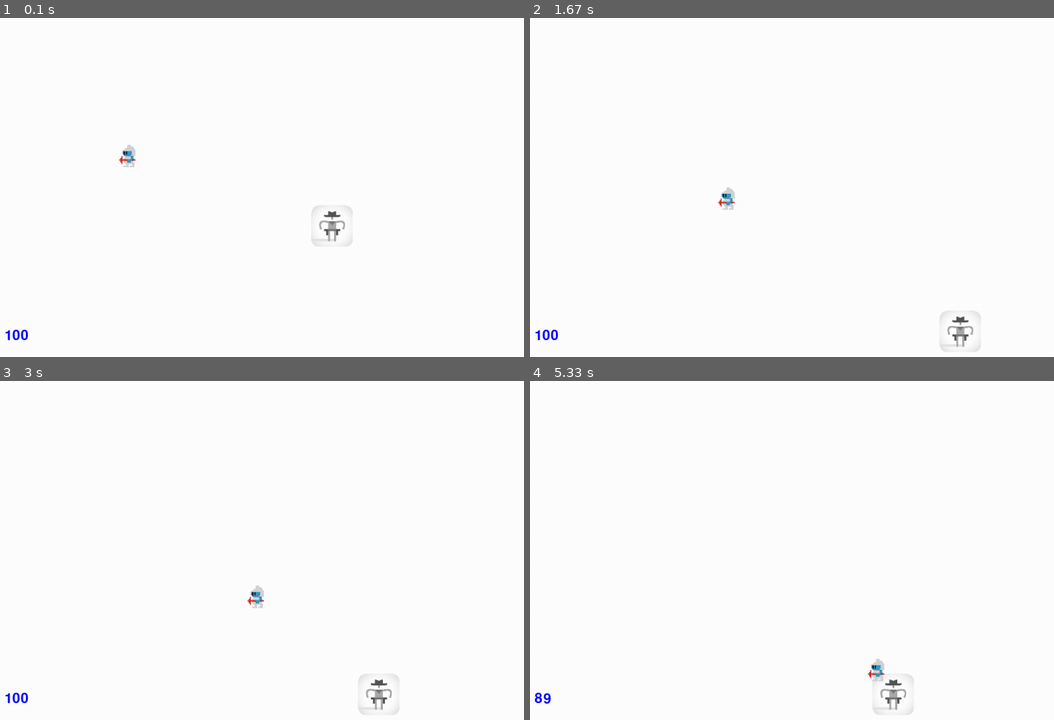
Above: before the commit, frames 1-4 (two rows, left to right).
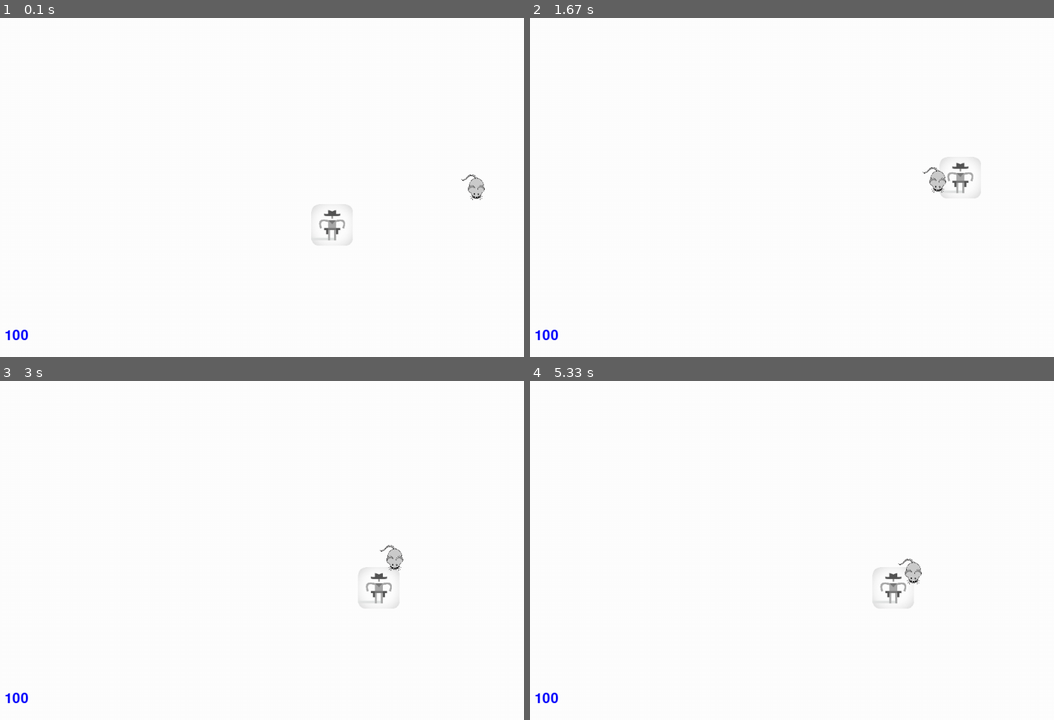
Above: after the commit, the same moments.

Repository: lambo-n/thecoderschool-pygames
Game: pygame game, started from blaster.py
Two runs of this game, one before a commit and one after it. Both use one fixed random seed, a clock stepped at 60 frames per second and the inputs below.
Inputs (mouse positions are in pixels of both pictures, inside the frame that each line leads up to):
- Up to frame 1 (0.1 s): no input
- Up to frame 2 (1.67 s): click (839, 204) at 0.38 s; hold D 0.67-1.13 s; move the mouse to (818, 221) at 0.7 s; hold W 1.17-1.47 s; hold D from 1.5 s (still down)
- Up to frame 3 (3 s): release D at 1.97 s; hold A 2-2.53 s; hold S 2.57-2.87 s; hold A from 2.9 s (still down)
- Up to frame 4 (5.33 s): release A at 3.3 s; hold W 3.33-3.7 s; hold D 3.73-4.37 s; hold S 4.4-4.77 s; hold A 4.8-5.27 s; hold D from 5.3 s (still down)

The runs differ from the first frame. In frame 1, 0.4% of the frame differs, in the area x 22-93%, y 37-68%; in frame 2, 0.7%; in frame 3, 0.7%; in frame 4, 0.8%, in the area x 0-75%, y 52-99%.

Commit message:
fix chase.py platform collision

Diff:
--- a/blaster.py
+++ b/blaster.py
@@ -1,8 +1,8 @@
 # Example file showing a circle moving on screen
 import pygame
 import random
-from bullet import *
-from enemy import *
+from blasterBullet import *
+from blasterEnemy import *
 
 # pygame setup
 pygame.init()
@@ -10,6 +10,15 @@
 clock = pygame.time.Clock()
 running = True
 dt = 0
+money = 0
+wave = 0
+# 1, 2, 4, 7, 11, 16
+waveAmount = 0
+enemiesLeft = waveAmount
+
+
+
+
 
 WIDTH = screen.get_width()
 HEIGHT = screen.get_height()
@@ -22,11 +31,9 @@
 bulletList = []
 enemyList = []
 
-newEnemy = Enemy(pygame.Vector2(random.randint(0, WIDTH), random.randint(0, HEIGHT)) , "normal")
-enemyList.append(newEnemy)
 
 health = 100
-gravity = 0
+
 canJump = False
 
 font = pygame.font.SysFont(None, 40)
@@ -44,14 +51,6 @@
     # fill the screen with a color to wipe away anything from last frame
     screen.fill("white")
 
-    player_pos.y += gravity * dt
-
-    if player_pos.y < HEIGHT - 160:
-        gravity += 1000 * dt
-        canJump = False
-    else:
-        gravity = 0
-        canJump = True
 
     textHealth = font.render(str(health), True, (0, 0, 255))
     screen.blit(textHealth, (50, 600))
@@ -65,8 +64,25 @@
         player_pos.x -= 300 * dt
     if keys[pygame.K_d]:
         player_pos.x += 300 * dt
+    if keys[pygame.K_s]:
+        player_pos.y += 300 * dt
+    if keys[pygame.K_w]:
+        player_pos.y -= 300 * dt
 
     screen.blit(playerImage, player_pos)
+
+
+    if enemiesLeft <= 0:
+        waveAmount += wave
+        wave += 1
+        enemiesLeft = waveAmount
+
+        for i in range(waveAmount):
+            enemyType = random.choice(["normal", "speed"])
+            newEnemy = Enemy(pygame.Vector2(random.randint(0, WIDTH), random.randint(0, HEIGHT)) , enemyType)
+            enemyList.append(newEnemy)
+
+
 
     for bullet in bulletList[:]:
         bullet.update(dt)
@@ -82,6 +98,10 @@
                 bulletList.remove(bullet)
 
             if enemy.health <= 0 and enemy:
+                money += enemy.value
+                enemiesLeft -= enemy.value
+                print(money)
+                print(enemiesLeft)
                 enemyList.remove(enemy)
 
 
--- a/enemy.py
+++ b/blasterEnemy.py
@@ -8,7 +8,14 @@
             self.health = 100
             self.speed = 100
             self.strength = 1
+            self.value = 2
             self.image = pygame.image.load("assets/digdug.png").convert_alpha()
+        if enemyType == "speed":
+            self.health = 50
+            self.speed = 150
+            self.strength = 0.5
+            self.value = 1
+            self.image = pygame.image.load("assets/cops.png").convert_alpha()
 
         self.image = pygame.transform.scale(self.image, (50, 50))
 
--- a/chase.py
+++ b/chase.py
@@ -7,12 +7,14 @@
 clock = pygame.time.Clock()
 running = True
 dt = 0
+gravity = 0
+canJump = False
 
 player_pos = pygame.Vector2(screen.get_width() / 2, screen.get_height() / 2)
 
 # xpos, ypos, xwidth, yheight
 platformGround = pygame.Rect(0, 600, 1280, 20)
-platform1 = pygame.Rect()
+platform1 = pygame.Rect(400, 500, 200, 20)
 
 platformList = [platformGround, platform1]
 
@@ -32,15 +34,56 @@
     player_rect = pygame.Rect(player_pos.x - 20, player_pos.y - 20, 40, 40)
     pygame.draw.rect(screen, "white", player_rect)
 
+
+    gravity += 1000 * dt
+    player_pos.y += gravity * dt
+
     keys = pygame.key.get_pressed()
-    if keys[pygame.K_UP]:
-        player_pos.y -= 300 * dt
-    if keys[pygame.K_DOWN]:
-        player_pos.y += 300 * dt
+    if keys[pygame.K_UP] and canJump:
+        gravity = -600
+        canJump = False
     if keys[pygame.K_LEFT]:
         player_pos.x -= 300 * dt
     if keys[pygame.K_RIGHT]:
         player_pos.x += 300 * dt
+
+    # Rebuild rect after movement so collisions use updated position
+    player_rect = pygame.Rect(player_pos.x - 20, player_pos.y - 20, 40, 40)
+
+    # Platform collisions using minimum overlap (MTV)
+    canJump = False
+    for platform in platformList:
+        if player_rect.colliderect(platform):
+            overlap_top    = player_rect.bottom - platform.top
+            overlap_bottom = platform.bottom - player_rect.top
+            overlap_left   = player_rect.right - platform.left
+            overlap_right  = platform.right - player_rect.left
+            overlap_y = min(overlap_top, overlap_bottom)
+            overlap_x = min(overlap_left, overlap_right)
+
+            if overlap_y <= overlap_x:
+                # Vertical collision
+                if gravity >= 0 and overlap_top <= overlap_bottom:
+                    player_rect.bottom = platform.top
+                    gravity = 0
+                    canJump = True
+                else:
+                    player_rect.top = platform.bottom
+                    gravity = 0
+            else:
+                # Horizontal collision
+                if overlap_left <= overlap_right:
+                    player_rect.right = platform.left
+                else:
+                    player_rect.left = platform.right
+            player_pos.x = player_rect.centerx
+            player_pos.y = player_rect.centery
+
+    player_rect.clamp_ip(screen.get_rect())
+    player_pos.x = player_rect.centerx
+    player_pos.y = player_rect.centery
+
+
 
 
 
--- /dev/null
+++ b/minimum.py
@@ -0,0 +1,84 @@
+# Example file showing a circle moving on screen
+import random
+import pygame
+
+# pygame setup
+pygame.init()
+screen = pygame.display.set_mode((1920, 1080), pygame.FULLSCREEN)
+clock = pygame.time.Clock()
+running = True
+dt = 0
+
+# init position 2d vectors
+player_pos = pygame.Vector2(screen.get_width() / 2, screen.get_height() / 2)
+coin_pos = pygame.Vector2(200, 200)
+
+# initialize game logic variables
+coinsCollected = 0
+
+# load and scale images
+coinImage = pygame.image.load("assets/bomb.png").convert_alpha()
+coinImage = pygame.transform.scale(coinImage, (64, 64))
+
+robberImage = pygame.image.load("assets/digdug.png").convert_alpha()
+robberImage = pygame.transform.scale(robberImage, (64, 64))
+
+
+# text font
+font = pygame.font.SysFont(None, 40)
+
+while running:
+    # poll for events
+    # pygame.QUIT event means the user clicked X to close your window
+    for event in pygame.event.get():
+        if event.type == pygame.QUIT:
+            running = False
+
+    # fill the screen with a color to wipe away anything from last frame
+    screen.fill((0, 0, 0))
+
+    # number of coins collected display
+    textScore = font.render(str(coinsCollected), True, (255, 255, 255))
+    screen.blit(textScore, (50, 50))
+
+    # robber player sprite
+    robberRect = robberImage.get_rect(center=player_pos)
+    screen.blit(robberImage, robberRect)
+
+    # coin sprite
+    coinRect = coinImage.get_rect(center=coin_pos)
+    screen.blit(coinImage, coinRect)
+
+
+    # collision check between player and coin
+    if robberRect.colliderect(coinRect):
+        coin_pos.x = random.randint(0, 1280)
+        coin_pos.y = random.randint(0, 720)
+        print("coin collected")
+        coinsCollected += 1
+
+    # input key handler
+    keys = pygame.key.get_pressed()
+    if keys[pygame.K_UP]:
+        player_pos.y -= 300 * dt
+    if keys[pygame.K_DOWN]:
+        player_pos.y += 300 * dt
+    if keys[pygame.K_LEFT]:
+        player_pos.x -= 300 * dt
+    if keys[pygame.K_RIGHT]:
+        player_pos.x += 300 * dt
+
+
+
+
+    # flip() the display to put your work on screen
+    pygame.display.flip()
+
+    # limits FPS to 60
+    # dt is delta time in seconds since last frame, used for framerate-
+    # independent physics.
+    dt = clock.tick(60) / 1000
+
+
+
+pygame.quit()
--- a/tankGame.py
+++ b/tankGame.py
@@ -2,7 +2,7 @@
 import pygame
 import math
 
-from bullet import Bullet
+from blasterBullet import Bullet
 
 # pygame setup
 pygame.init()
--- a/template.py
+++ b/template.py
@@ -32,8 +32,6 @@
     if keys[pygame.K_d]:
         player_pos.x += 300 * dt
 
-
-
     # flip() the display to put your work on screen
     pygame.display.flip()
 
Renamed: bullet.py -> blasterBullet.py
